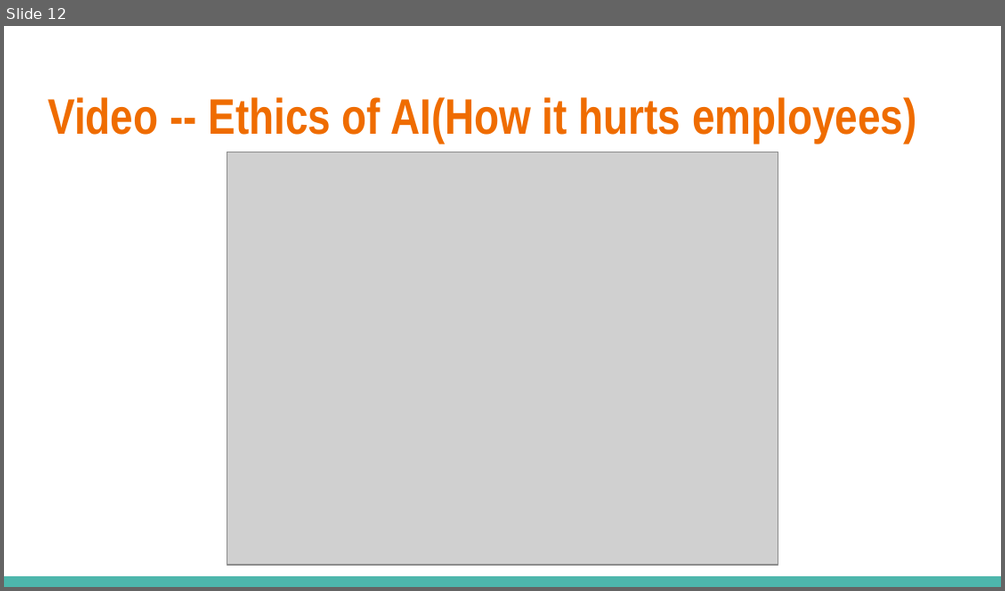
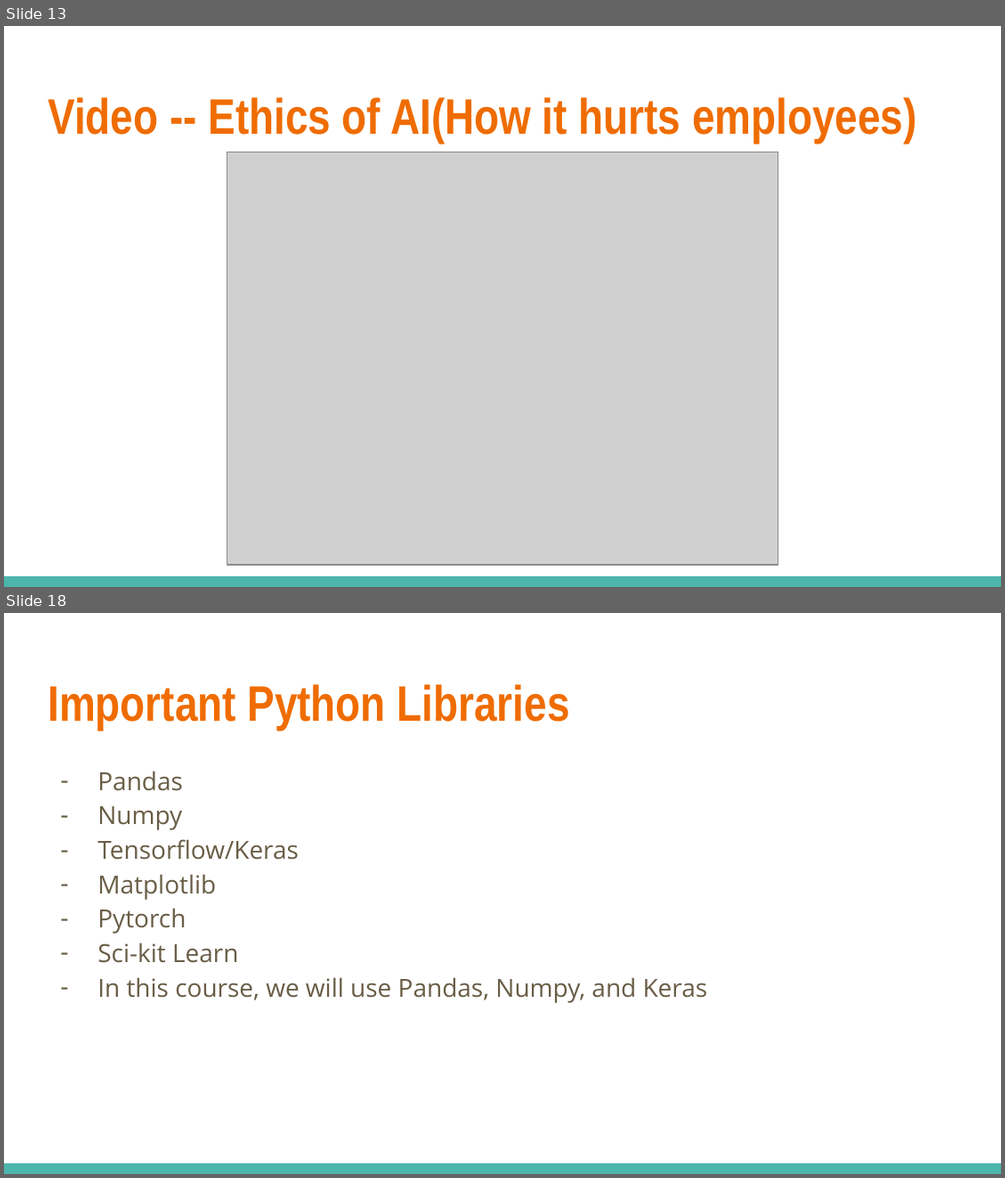
Before and after one commit to Intro-Course-AI-ML/LessonMaterials, a slide deck: 1_AI Course Presentation.pptx. Shown one above the other, each under a label of ours: slide 12 before the commit, slides 13 and 18 after it; the slides between them are not shown. The pictures are 1005x591 and 1005x1178 pixels, drawn with LibreOffice and Linux fonts; fonts in the diff are those of the drawing; grey boxes stand for pictures. Boxes give left, top, right and bottom in pixels: in the first picture for what was removed or moved away, otherwise in the second. Text is boxed around its words. In the diff, an @@ line names an element or a change of style, - is before the commit and + after.

```diff
--- a/1_AI Course Presentation.pptx
+++ b/1_AI Course Presentation.pptx
@@ slide 18 added at [4, 613, 1001, 1174], background #FFFFFF; not listed: 1 template element that a slide beside it also shows @@
@@ title added at [48, 684, 570, 730], 36 pt, text #EF6C00, bold @@
+Important Python Libraries
@@ text added at [97, 771, 708, 1003], 18 pt, text #695D46 @@
+– Pandas
+– Numpy
+– Tensorflow/Keras
+– Matplotlib
+– Pytorch
+– Sci-kit Learn
+– In this course, we will use Pandas, Numpy, and Keras
@@ what was slide 12 is now slide 13 @@
```
Also in this commit, not shown: 12 slides changed, 4 other slides added, 2 slides removed, 1 other file.
